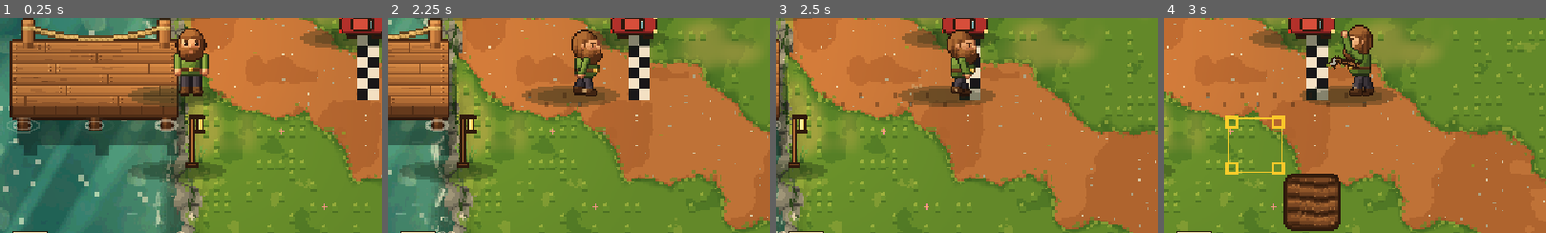
Above: before the commit, frames 1-4 (left to right).
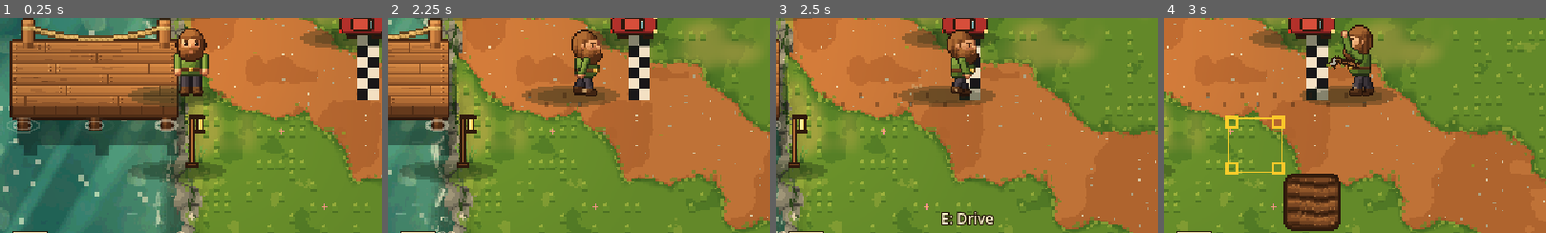
Above: after the commit, the same moments.

Repository: tralesmile/Starstead
Game: Godot game, scene res://scenes/main.tscn
Same seed, same stepped clock (60 frames per second), same inputs: the game is played once before the commit and once after it.
Inputs (mouse positions are % of the whole screen's width and height, from its top left):
- Up to frame 1 (0.25 s): no input
- Up to frame 2 (2.25 s): tap Enter (ui_accept) at 0.5, 0.77 s; move the mouse to (72, 45) at 0.52 s; hold D (move_right) 0.53-1.25 s; hold E (interact) 0.53-1.25 s; click (72, 45) at 0.67 s; drag from (30, 55) to (45, 70) at 1.27 s; move the mouse to (60, 28) at 2.02 s; hold D (move_right) from 2.03 s (still down); hold F (use_tool) from 2.03 s (still down)
- Up to frame 3 (2.5 s): keep holding D (move_right); keep holding F (use_tool)
- Up to frame 4 (3 s): release D (move_right) at 2.75 s; release F (use_tool) at 2.75 s; drag from (45, 70) to (20, 35) at 2.77 s
The pictures show only the part of the screen within x 25-75%, y 32-82%; the shares and areas given below are measured in that part.

Frames 1-2 are identical in both runs. In frame 3, 0.7% of the frame differs, in the area x 43-58%, y 89-97%; in frame 4, nothing differs.

Commit message:
Rocket Yard Tech job at Vance's gate; fix invisible interaction prompts
The E/J prompt Label was a child of the world Node2D at a fixed world
position, so prompts never showed away from the homestead corner. It now
sits on the screen layer, centred above the hotbar, with an outline.

Co-Authored-By: Claude Opus 5.5 <noreply@anthropic.com>
Claude-Session: https://claude.ai/code/session_017bdCPVB4tZBRoRkT4Nmidi

Diff:
--- a/data/jobs.json
+++ b/data/jobs.json
@@ -97,5 +97,38 @@
     ],
     "place": "workshop",
     "shift_hours": 4
+  },
+  "rocket_tech": {
+    "name": "Rocket Yard Tech",
+    "pay": 110,
+    "energy": 36,
+    "xp_per_shift": 15,
+    "hours": {
+      "start": 7,
+      "end": 19
+    },
+    "rep": {
+      "kind": "honest",
+      "min": 10
+    },
+    "ranks": [
+      {
+        "name": "Yard Hand",
+        "pay_mult": 1.0,
+        "xp": 0
+      },
+      {
+        "name": "Rigger",
+        "pay_mult": 1.35,
+        "xp": 80
+      },
+      {
+        "name": "Launch Tech",
+        "pay_mult": 1.8,
+        "xp": 200
+      }
+    ],
+    "place": "vance_gate",
+    "shift_hours": 5
   }
 }
--- a/scripts/main.gd
+++ b/scripts/main.gd
@@ -16,6 +16,7 @@
 var ambient: AmbientView
 var npcs: NpcView
 var folk: CityFolkView
+var vance_pos := Vector2.INF   # Mr. Vance at his yard gate (also the Rocket Yard Tech job spot)
 var dialogue: DialogueView
 var car: CarView
 var police: PoliceView
@@ -183,6 +184,8 @@
 	add_child(race)
 	jobs = JobView.new()
 	jobs.setup(player, town.buildings, world.stall_cell())
+	if vance_pos != Vector2.INF:
+		jobs.spots["vance_gate"] = vance_pos
 	jobs.message.connect(_say)
 	add_child(jobs)
 	animals = AnimalView.new()
@@ -308,9 +311,15 @@
 	goal_label.modulate = Color(1.0, 0.92, 0.55, 0.9)
 	leg_layer.add_child(goal_label)
 	add_child(leg_layer)
-	prompt = Label.new()
-	prompt.position = Vector2(260, 300)
-	add_child(prompt)
+	prompt = Label.new()   # screen layer, centred above the hotbar (was a world-space child: invisible away from the homestead)
+	prompt.horizontal_alignment = HORIZONTAL_ALIGNMENT_CENTER
+	prompt.position = Vector2(0, 276)
+	prompt.size = Vector2(640, 16)
+	prompt.add_theme_font_size_override("font_size", 12)
+	prompt.add_theme_color_override("font_color", Color(1.0, 0.96, 0.8))
+	prompt.add_theme_color_override("font_outline_color", Color(0.12, 0.07, 0.03))
+	prompt.add_theme_constant_override("outline_size", 4)
+	leg_layer.add_child(prompt)
 	if GameState.bag.count("turnip_seed") == 0:
 		GameState.bag.add("turnip_seed", 10)
 		GameState.bag.add("turnip", 4)  # treats for taming the first animals
@@ -394,6 +403,9 @@
 	prompt.text = "" if shop.visible else String(near.get("prompt", ""))
 	if prompt.text == "" and not shop.visible and not npc_near.is_empty():
 		prompt.text = "E: Talk to " + String(npc_near["name"])
+		var jp := jobs.prompt()   # Vance's gate is also a workplace (Rocket Yard Tech)
+		if jp != "":
+			prompt.text += "    " + jp
 	if _indoors():
 		prompt.text = interior.prompt() if interior.active else cave.prompt()
 	elif prompt.text == "" and not shop.visible:
@@ -855,7 +867,8 @@
 	if st == null or npc.is_empty() or not st.roads.hubs.has("vance"):
 		return
 	var hub: Vector2i = st.roads.hubs["vance"]
-	npcs.add_static(npc, (Vector2(hub) + Vector2(1.5, 0.6)) * 32.0)
+	vance_pos = (Vector2(hub) + Vector2(1.5, 0.6)) * 32.0
+	npcs.add_static(npc, vance_pos)
 
 func _say(msg: String) -> void:
 	toast.text = msg
--- a/tests/test_jobs.gd
+++ b/tests/test_jobs.gd
@@ -5,8 +5,8 @@
 
 func test_three_jobs_complete() -> void:
 	var m := _m()
-	check_eq(m.ids().size(), 3)
-	for id in ["farmhand", "delivery_driver", "mechanic"]:
+	check_eq(m.ids().size(), 4)
+	for id in ["farmhand", "delivery_driver", "mechanic", "rocket_tech"]:
 		check(m.jobs.has(id), id)
 		check(m.jobs[id]["ranks"].size() >= 2, id)
 
Not shown, changed: docs/LESSONS.md
Not shown, changed: docs/PLAN.md
Not shown, changed: tools/check.sh
